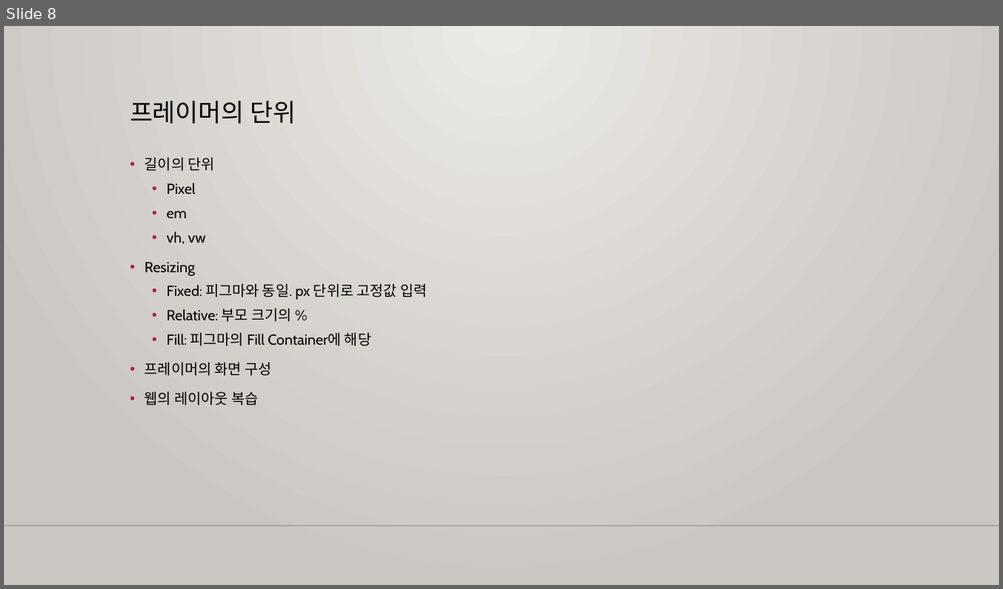
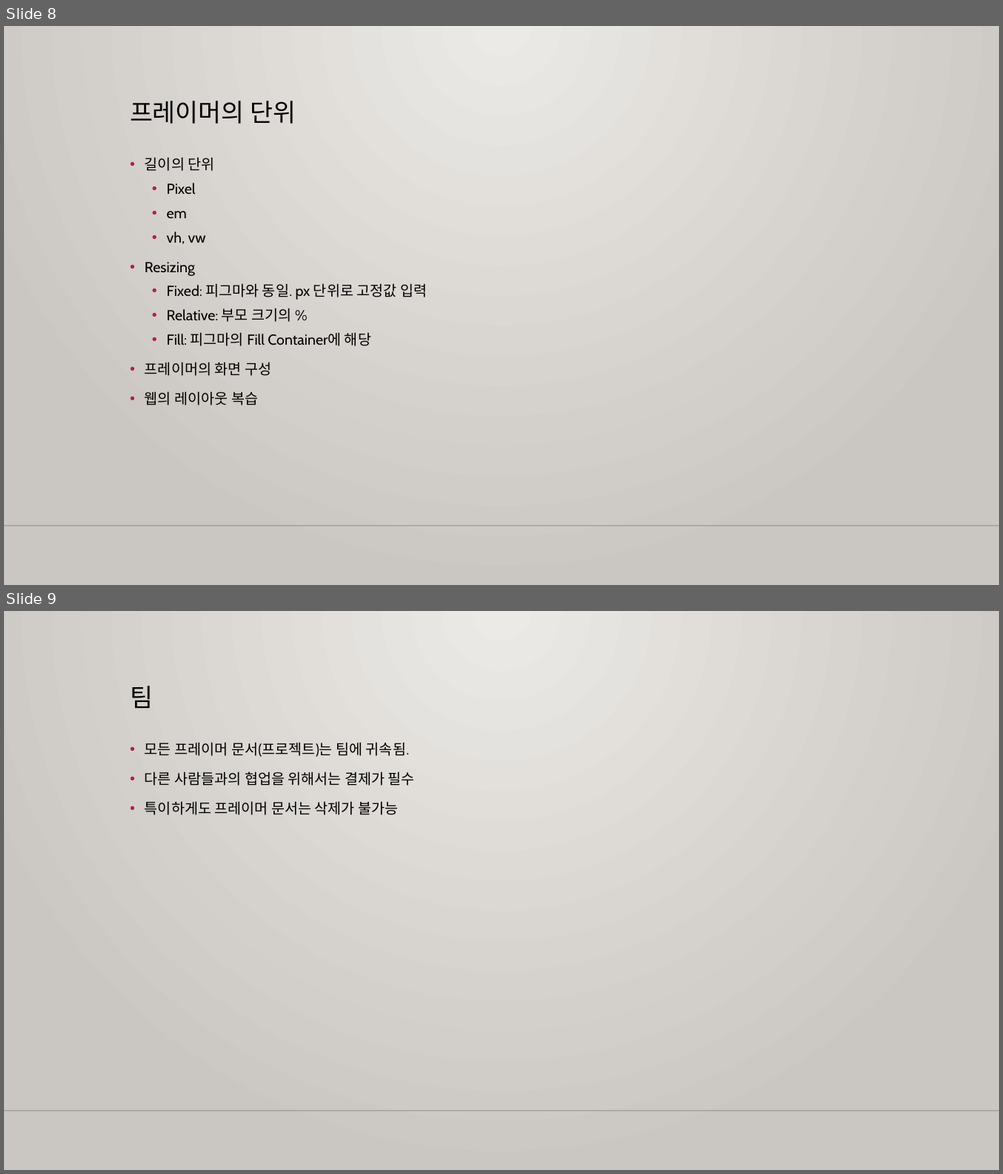
Before and after one commit to m00nlygreat/obsidian-vault, a slide deck: 노코드 엔지니어링/프레이머로 블로그 만들기.pptx. Shown one above the other, each under a label of ours: slide 8 before the commit, slides 8 and 9 after it. The pictures are 1003x589 and 1003x1174 pixels, drawn with LibreOffice and Linux fonts; fonts in the diff are those of the drawing; background and template pictures are left out. Boxes give left, top, right and bottom in pixels: in the first picture for what was removed or moved away, otherwise in the second. Text is boxed around its words. In the diff, an @@ line names an element or a change of style, - is before the commit and + after.

```diff
--- a/노코드 엔지니어링/프레이머로 블로그 만들기.pptx
+++ b/노코드 엔지니어링/프레이머로 블로그 만들기.pptx
@@ slide 9 added at (4, 611, 999, 1170), background gradient #ECEAE7 to #CAC7C1; not listed: 1 template element that a slide beside it also shows @@
@@ title added at (130, 686, 153, 709), 24 pt, text #000000 @@
+팀
@@ text added at (145, 742, 415, 815), 14 pt, text #000000 @@
+• 모든 프레이머 문서(프로젝트)는 팀에 귀속됨.
+• 다른 사람들과의 협업을 위해서는 결제가 필수
+• 특이하게도 프레이머 문서는 삭제가 불가능
```
Also in this commit, not shown: 1 slide changed, 2 other slides added, 1 other file.
